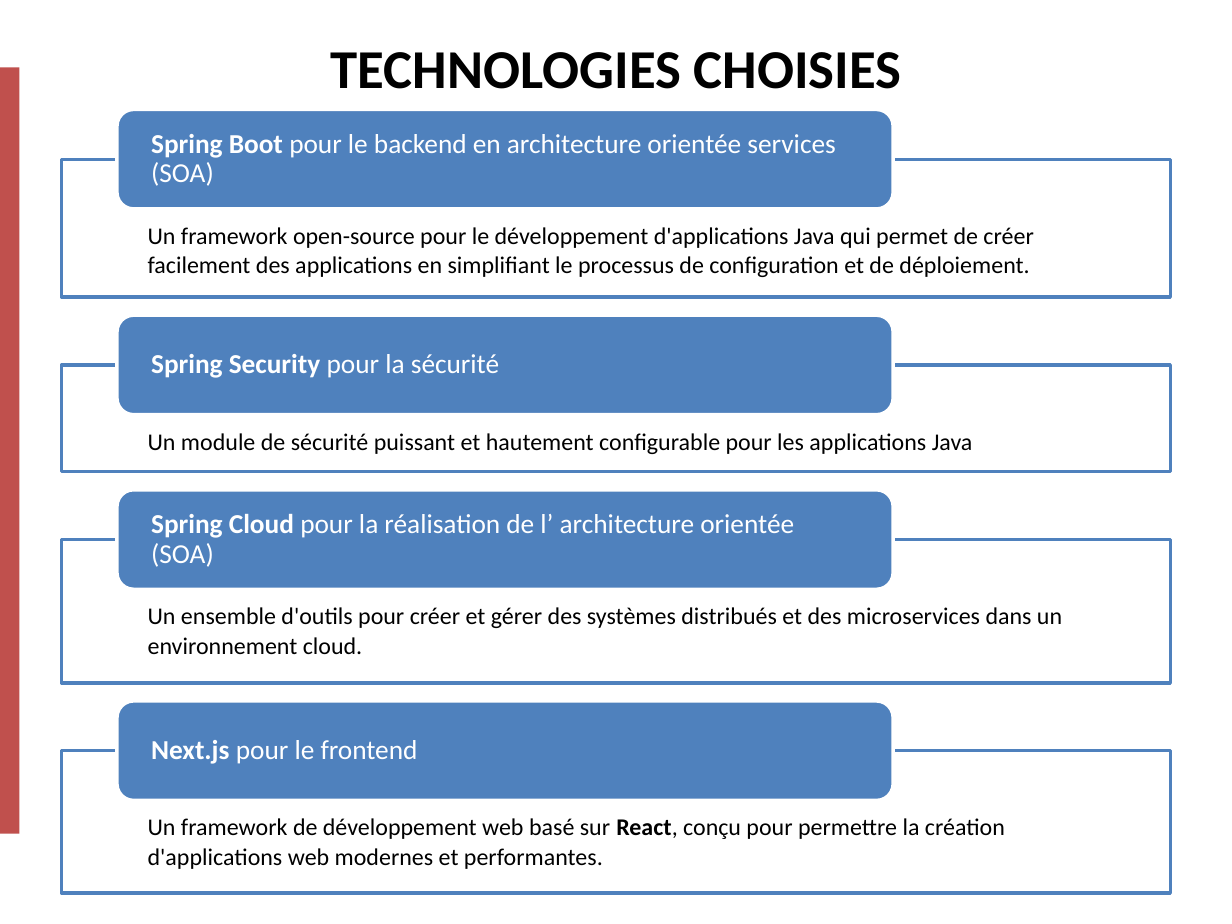
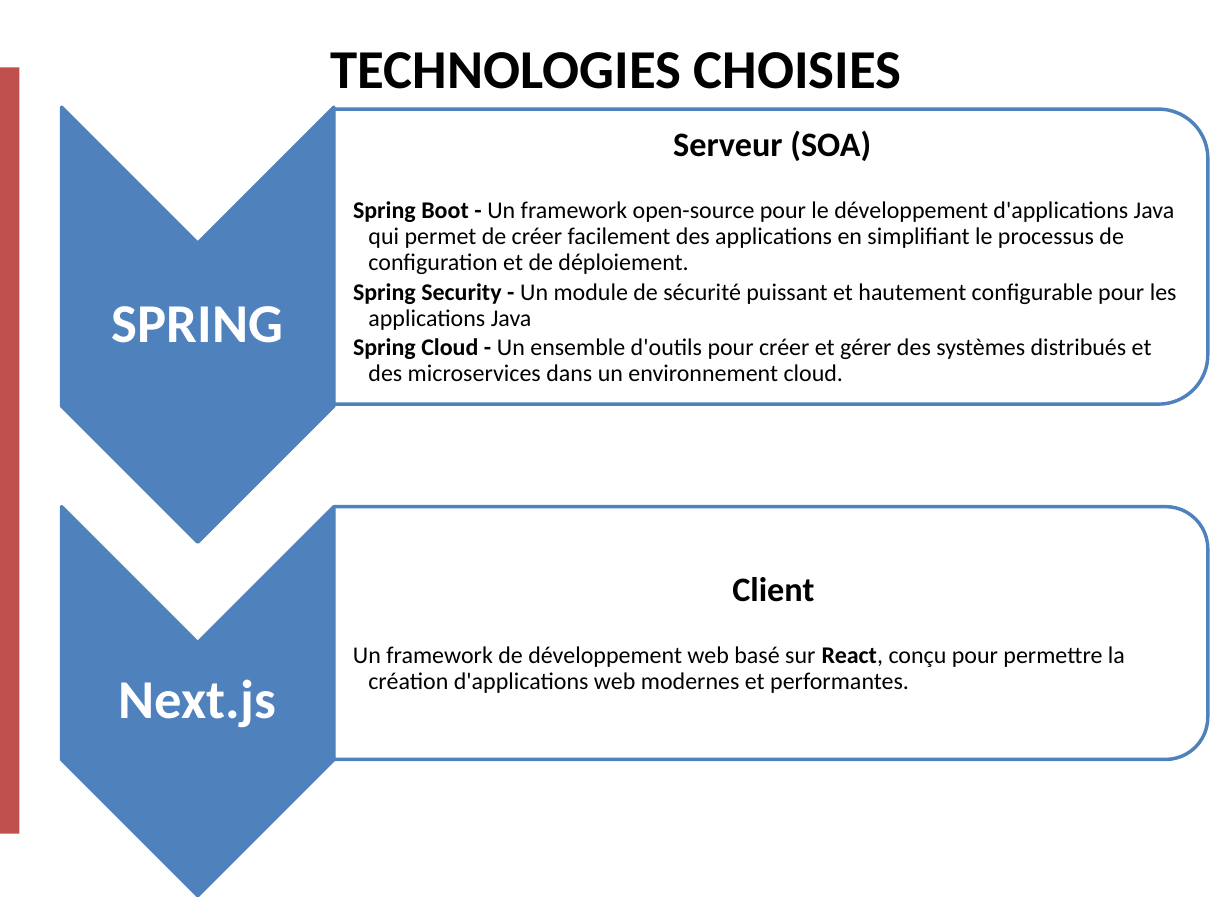
Before and after one commit to ShilkovKonst/pictopicto-client, a slide deck: slide 17 of dossier/PROJET picto.pptx (slide 19 before the commit). Drawn at 1232x924 pixels with LibreOffice and Linux fonts; fonts in the diff are those of the drawing. Boxes give left, top, right and bottom in pixels: in the first picture for what was removed or moved away, otherwise in the second. Text is boxed around its words. In the diff, an @@ line names an element or a change of style, - is before the commit and + after.

```diff
--- a/dossier/PROJET picto.pptx
+++ b/dossier/PROJET picto.pptx
@@ text "Serveur (SOA)" at [353, 130, 1177, 381]: vertical alignment top to middle @@
@@ text at [353, 130, 1177, 381]: text changed @@
-  Un framework open-source pour le développement d'applications Java qui permet de créer
-  facilement des applications en simplifiant le processus de configuration et de déploiement.
+  Serveur (SOA)
+  Spring Boot - Un framework open-source pour le développement d'applications Java qui permet de créer facilement des applications en simplifiant le processus de configuration et de déploiement.
+  Spring Security - Un module de sécurité puissant et hautement configurable pour les applications Java
+  Spring Cloud - Un ensemble d'outils pour créer et gérer des systèmes distribués et des microservices dans un environnement cloud.
@@ group added at [62, 107, 1207, 896]: 2 chevrons, 2 round same rects, 1 text @@
+SPRING
@@ text "Client" at [353, 577, 1125, 693]: vertical alignment top to middle @@
@@ text at [353, 577, 1125, 693]: text changed @@
-  Un framework de développement web basé sur React, conçu pour permettre la création
-  d'applications web modernes et performantes.
+  Client
+  Un framework de développement web basé sur React, conçu pour permettre la création d'applications web modernes et performantes.
@@ text at [119, 679, 276, 727]: text changed; size 16 to 32 pt; bold on @@
-Next.js pour le frontend
+Next.js
@@ group removed at [62, 110, 1170, 893]: 5 texts, 4 rectangles, 4 rounded rectangles @@
-Spring Boot pour le backend en architecture orientée services (SOA)
-  Un module de sécurité puissant et hautement configurable pour les applications Java
-Spring Security pour la sécurité
-  Un ensemble d'outils pour créer et gérer des systèmes distribués et des microservices dans un
-  environnement cloud.
-Spring Cloud pour la réalisation de l’ architecture orientée (SOA)
```
Also in this commit, not shown: 9 other slides changed, 9 slides added, 2 slides removed, 2 other files.
